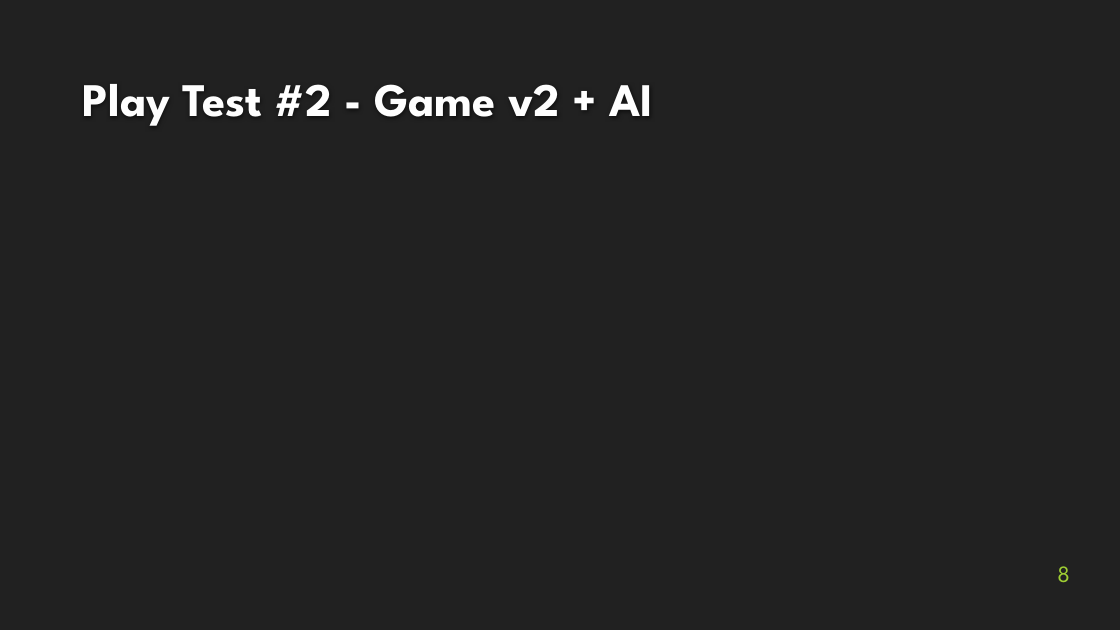
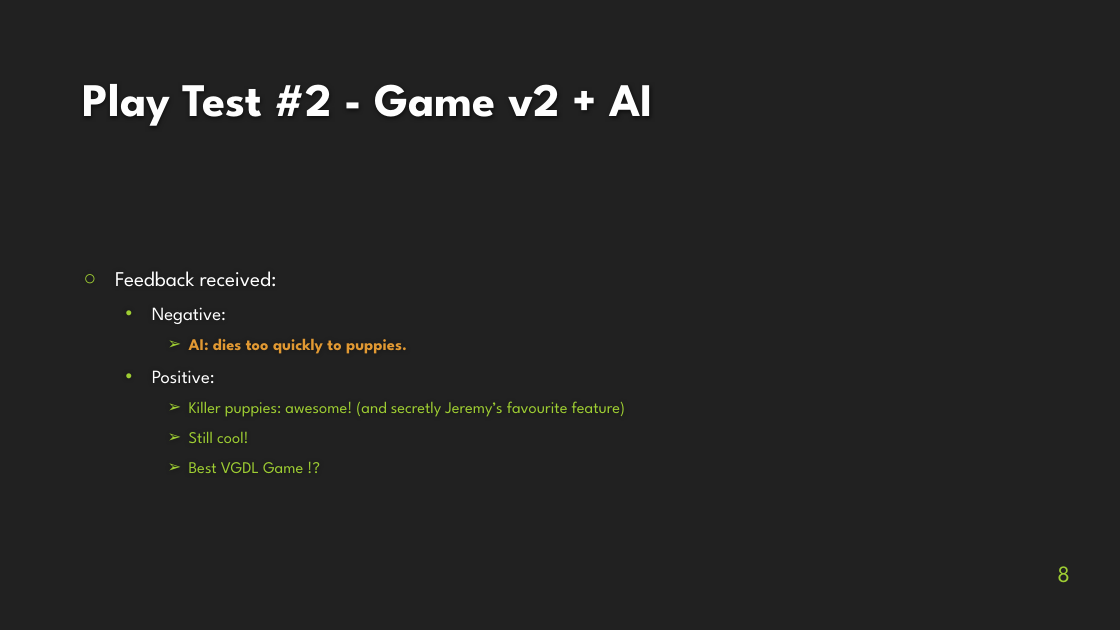
Before and after one commit to rdgain/Hunger-Games-VGDL, a slide deck: slide 8 of docs/final presentation.pptx. Drawn at 1120x630 pixels with LibreOffice and Linux fonts; fonts in the diff are those of the drawing; background and template pictures are left out. Boxes give left, top, right and bottom in pixels: in the first picture for what was removed or moved away, otherwise in the second. Text is boxed around its words. In the diff, an @@ line names an element or a change of style, - is before the commit and + after.

Commit message:
Play test #2 feedback

```diff
--- a/docs/final presentation.pptx
+++ b/docs/final presentation.pptx
@@ text added at [115,271,626,473], 14 pt, text #9ECD33 @@
+○ Feedback received:
+  • Negative:
+    ➢ AI: dies too quickly to puppies.
+  • Positive:
+    ➢ Killer puppies: awesome! (and secretly Jeremy’s favourite feature)
+    ➢ Still cool!
+    ➢ Best VGDL Game !?
```
Also in this commit, not shown: 1 other slide changed.
